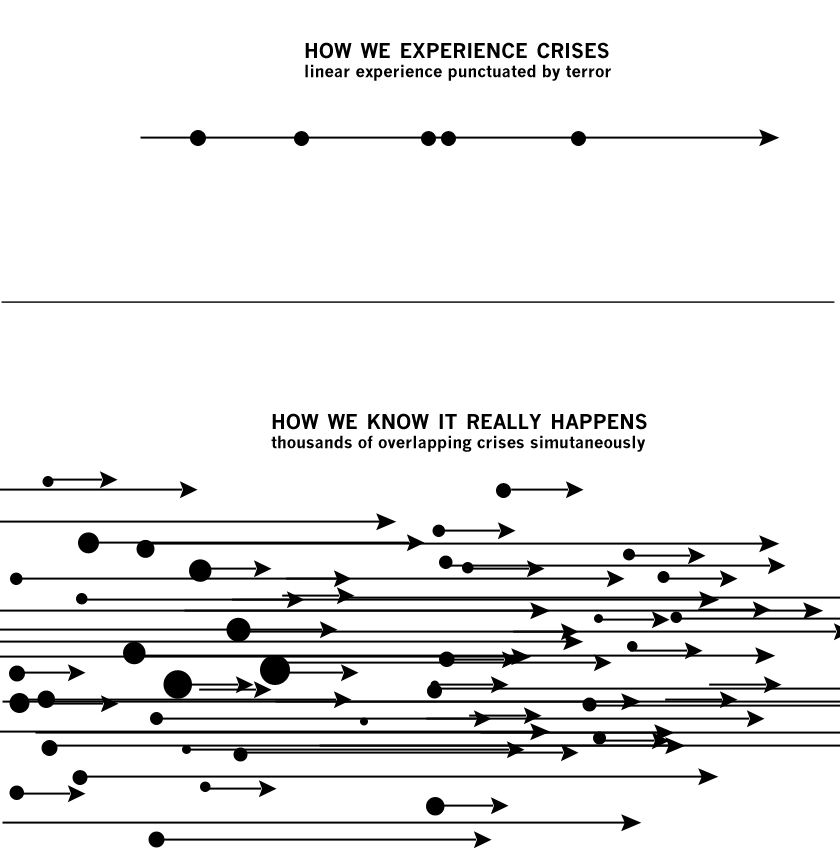
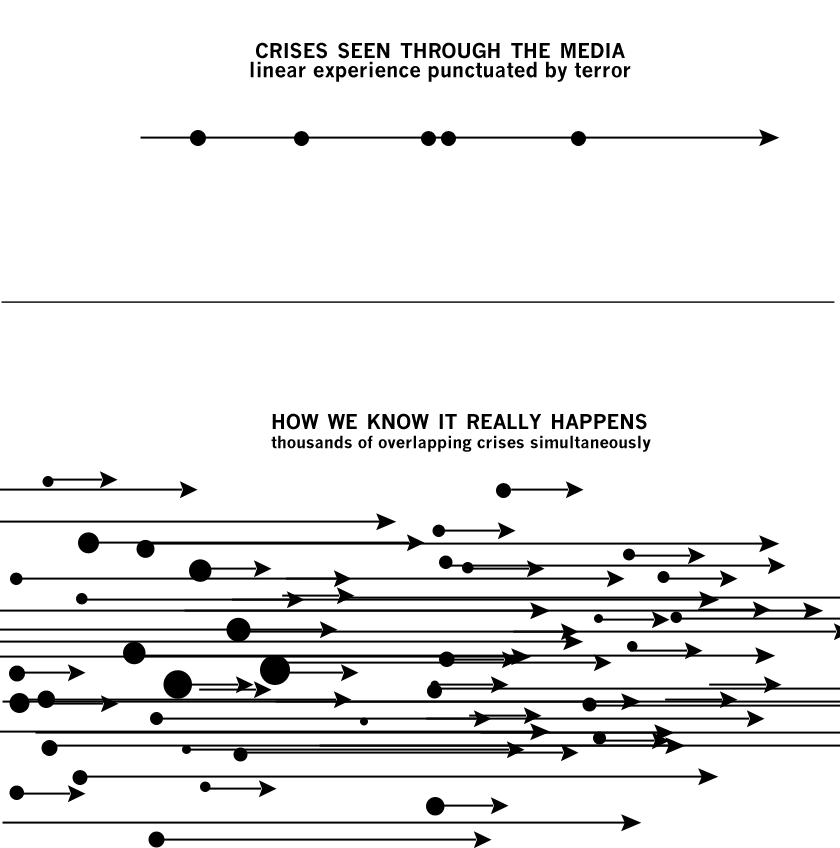
Layers edited between the first and the second 840 x 848 image:
painted on "how we know it really happens thousands of overlapping crises s" over [569, 435, 651, 452]
renamed "how we experience crises linear experience punctuated by terror" to "crises seen through the media linear experience punctuated by t", painted on it over [250, 42, 631, 82]
